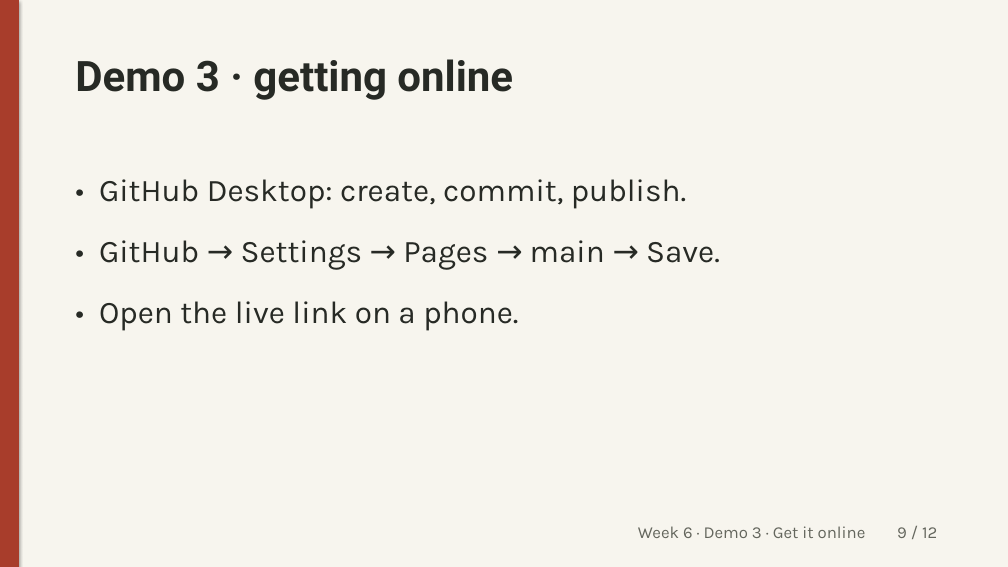
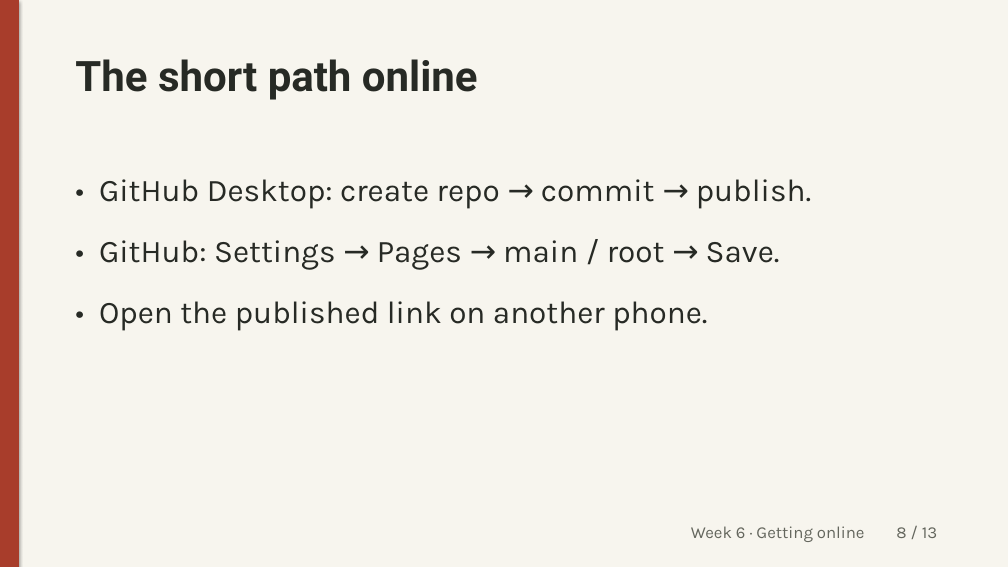
Before and after one commit to unforcedagi/learn-vibe-build-deck, a slide deck: slide 8 of lessons/week-6/_src/week6-lecture.pptx (slide 9 before the commit). Drawn at 1008x567 pixels with LibreOffice and Linux fonts; fonts in the diff are those of the drawing. Boxes give left, top, right and bottom in pixels: in the first picture for what was removed or moved away, otherwise in the second. Text is boxed around its words. In the diff, an @@ line names an element or a change of style, - is before the commit and + after.

Commit message:
Week 6 final: slides → one live conversation → small-group learning builds (#10)
* Week 6 foundation: copy lesson, light context file, get online; no live connector or pair exercise

* No connector advertising anywhere in Week 6; concept only next week

* Week 6 final sequence: slides first, one open Claude conversation, small-group learning builds

* Align lesson title/contents and remove staged-demo resource cards

---------

```diff
--- a/lessons/week-6/_src/week6-lecture.pptx
+++ b/lessons/week-6/_src/week6-lecture.pptx
@@ text at [75,59,478,100]: text changed @@
-Demo 3 · getting online
+The short path online
@@ text at [99,179,811,331]: text changed @@
-• GitHub Desktop: create, commit, publish.
-• GitHub → Settings → Pages → main → Save.
-• Open the live link on a phone.
+• GitHub Desktop: create repo → commit → publish.
+• GitHub: Settings → Pages → main / root → Save.
+• Open the published link on another phone.
@@ text at [691,526,937,542]: text changed @@
-Week 6 · Demo 3 · Get it online 9 / 12
+Week 6 · Getting online 8 / 13
```
Also in this commit, not shown: 8 other slides changed, 4 slides added, 3 slides removed, 13 other files.
